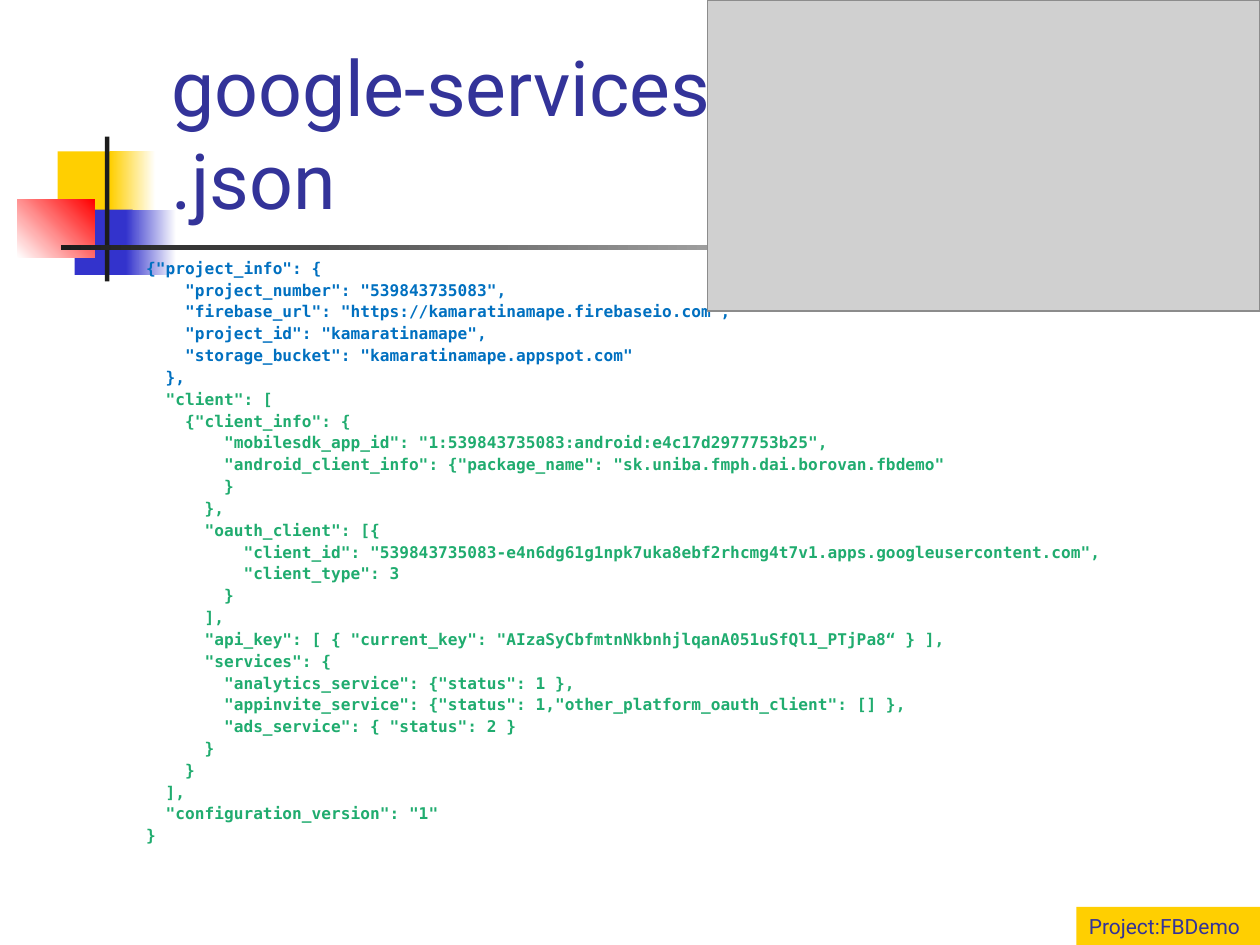
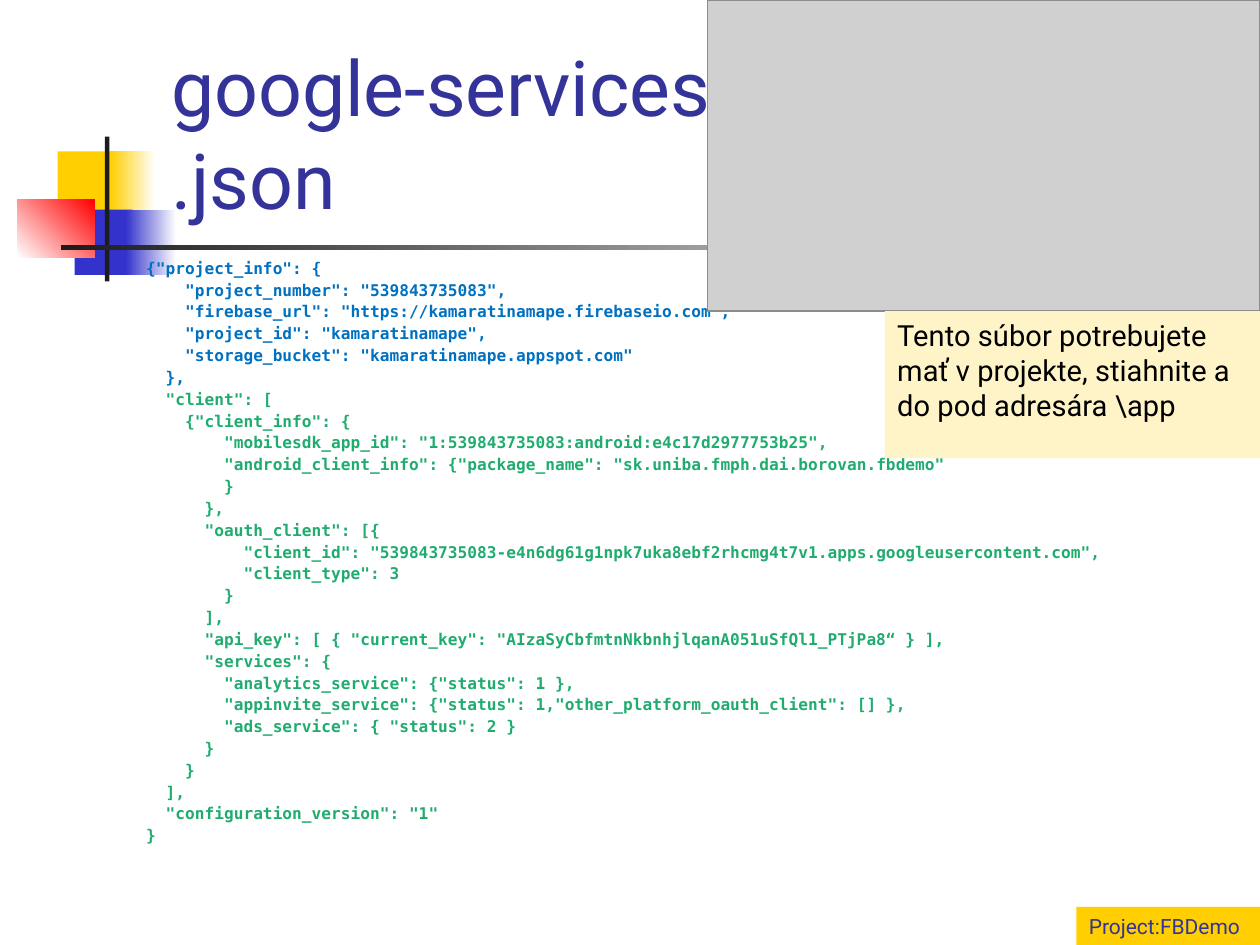
Before and after one commit to vmandro/Prednasky, a slide deck: slide 10 of 11/11_Android.ppt (slide 9 before the commit). Drawn at 1260x945 pixels with LibreOffice and Linux fonts; fonts in the diff are those of the drawing; grey boxes stand for pictures. Boxes give left, top, right and bottom in pixels: in the first picture for what was removed or moved away, otherwise in the second. Text is boxed around its words. In the diff, an @@ line names an element or a change of style, - is before the commit and + after.

```diff
--- a/11/11_Android.ppt
+++ b/11/11_Android.ppt
@@ rectangle added at [885, 311, 1260, 459], fill #FFF4C8, 16.6 pt, text #000000 @@
+Tento súbor potrebujete mať v projekte, stiahnite a do pod adresára \app
```
Also in this commit, not shown: 5 other slides changed, 4 slides added, 3 slides removed, 5 other files.
